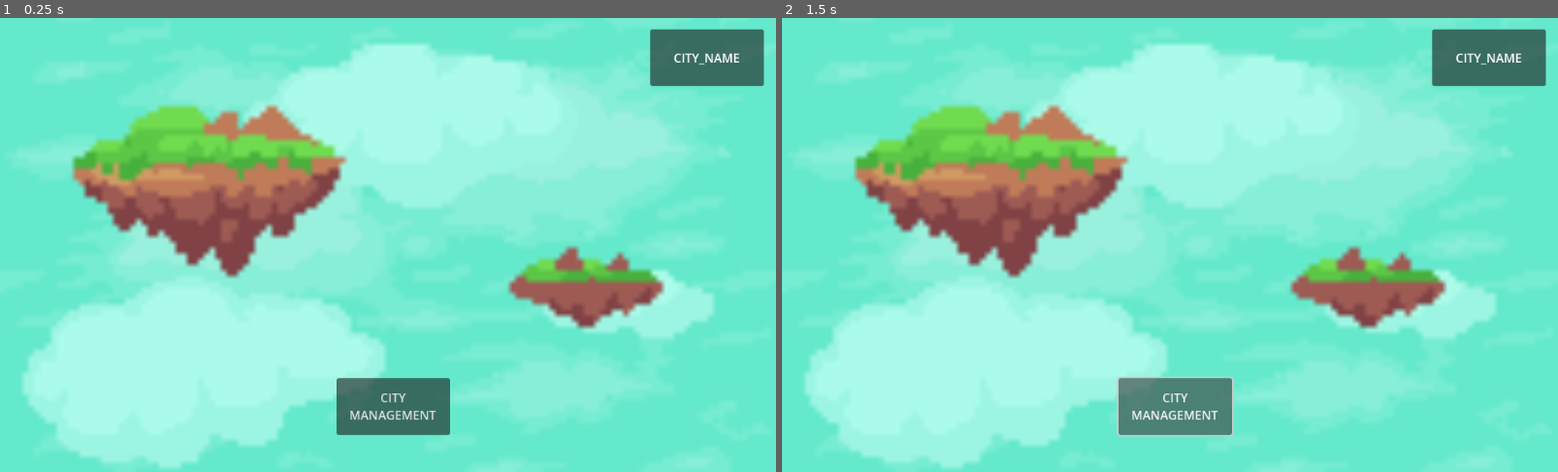
Above: before the commit, frames 1-2 (left to right).
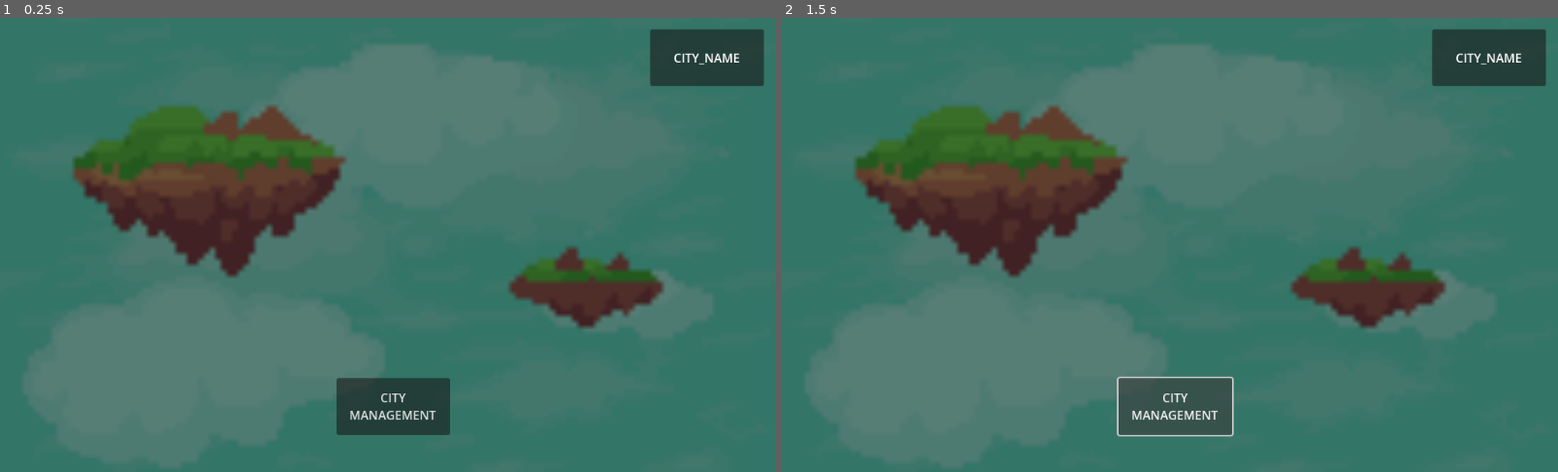
Above: after the commit, the same moments.

Repository: doug-snyder/ProjectSeedling_Godot
Game: Godot game, scene res://node_2d.tscn
Same seed, same stepped clock (60 frames per second), same inputs: the game is played once before the commit and once after it.
Inputs:
- Up to frame 1 (0.25 s): no input
- Up to frame 2 (1.5 s): click "CITY MANAGEMENT" at 0.5 s; click "CITY MANAGEMENT" at 1.25 s

The runs differ from the first frame. In frame 1, 100% of the frame differs, in the area x 0-100%, y 0-100%; in frame 2, 100%.

Commit message:
Add main menu buttons. Add advisor sprite.

Diff:
--- a/node_2d.tscn
+++ b/node_2d.tscn
@@ -11,6 +11,7 @@
 grow_vertical = 2
 
 [node name="TextureRect" type="TextureRect" parent="."]
+modulate = Color(0.501961, 0.501961, 0.501961, 1)
 custom_minimum_size = Vector2(1024, 600)
 layout_mode = 0
 offset_right = 137.0
--- a/project.godot
+++ b/project.godot
@@ -27,3 +27,4 @@
 [rendering]
 
 renderer/rendering_method="mobile"
+environment/defaults/default_clear_color=Color(0.301961, 0.301961, 0.301961, 1)
Binary file added: Assets/jade_warplanets.png
Not shown, added: Assets/jade_warplanets.png.import
